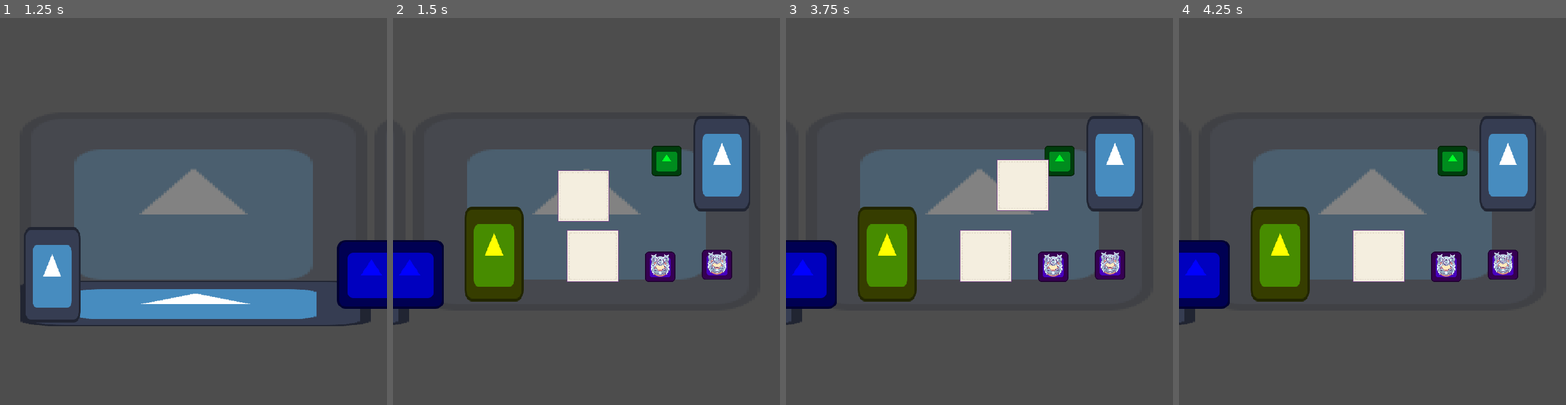
Above: before the commit, frames 1-4 (left to right).
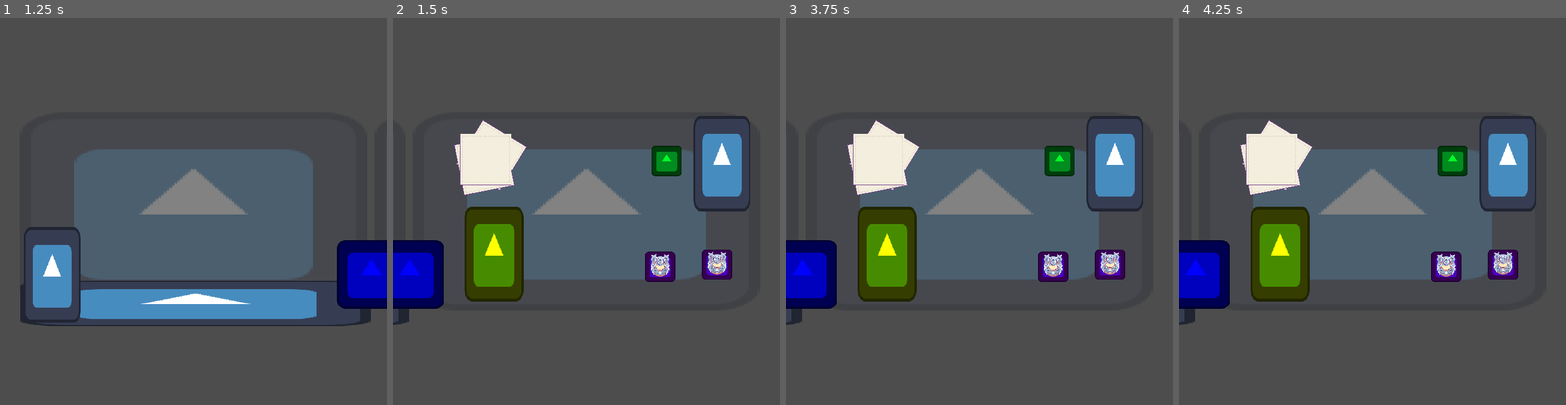
Above: after the commit, the same moments.

Repository: luankaike-code/felpo-jam-2026
Game: Godot game, scene res://scenes/screens/root_game.tscn
The game is run twice, just before and just after one commit, with the same random seed, the same clock (stepped at 60 frames per second) and the same inputs. The engine's default icon, where the game draws it, is replaced by a stand-in: a white triangle on a blue panel in a dark square.
Inputs (mouse positions are in pixels of both pictures, inside the frame that each line leads up to):
- Up to frame 1 (1.25 s): click (61, 196) at 0.52 s
- Up to frame 2 (1.5 s): tap Enter (ui_accept) at 1.25 s; move the mouse to (671, 192) at 1.27 s; hold Right (ui_right) from 1.28 s (still down); click (671, 192) at 1.42 s
- Up to frame 3 (3.75 s): tap Enter (ui_accept) at 1.52, 2.75, 3.5 s; release Right (ui_right) at 2 s; drag from (902, 230) to (836, 273) at 2.02 s; move the mouse to (1018, 126) at 2.77 s; hold Right (ui_right) 2.78-3.5 s; drag from (975, 196) to (1114, 165) at 3.52 s
- Up to frame 4 (4.25 s): no input

Frame 1 is identical in both runs. In frame 2, 5.9% of the frame differs, in the area x 15-59%, y 26-69%; in frame 3, 5.9%, in the area x 15-68%, y 26-69%; in frame 4, 4.2%.

Commit message:
Create StackPaper

Diff:
--- /dev/null
+++ b/felpojam-2026-game-code/scenes/entitys/stack_papers.tscn
@@ -0,0 +1,20 @@
+[gd_scene format=3 uid="uid://cj4k5fngr2dev"]
+
+[ext_resource type="Script" uid="uid://crir1aueq35kr" path="res://scripts/entitys/stack_papers.gd" id="1_6olps"]
+[ext_resource type="Texture2D" uid="uid://di80gb0d2s6mt" path="res://assets/images/paper.png" id="1_im8di"]
+
+[node name="StackPapers" type="Node2D" unique_id=117007281]
+script = ExtResource("1_6olps")
+
+[node name="Paper" type="Sprite2D" parent="." unique_id=1594401642]
+texture = ExtResource("1_im8di")
+
+[node name="Paper2" type="Sprite2D" parent="." unique_id=1246545788]
+position = Vector2(11, -7)
+rotation = 0.54817235
+texture = ExtResource("1_im8di")
+
+[node name="Paper2" type="Sprite2D" parent="Paper2" unique_id=1528360386]
+position = Vector2(-1.1937804, 22.990757)
+rotation = 0.82727325
+texture = ExtResource("1_im8di")
--- a/felpojam-2026-game-code/scenes/screens/game.tscn
+++ b/felpojam-2026-game-code/scenes/screens/game.tscn
@@ -4,12 +4,12 @@
 [ext_resource type="PackedScene" uid="uid://fyym3qkeufgw" path="res://scenes/entitys/stamp_set.tscn" id="2_clfej"]
 [ext_resource type="PackedScene" uid="uid://cccp0nbwda3rg" path="res://scenes/entitys/ink_stand.tscn" id="3_mu8e5"]
 [ext_resource type="PackedScene" uid="uid://c2liuyeax0kjk" path="res://scenes/locals/client_local.tscn" id="3_xrk1x"]
-[ext_resource type="PackedScene" uid="uid://dn0xy2d56orj6" path="res://scenes/entitys/paper.tscn" id="4_o78e0"]
 [ext_resource type="PackedScene" uid="uid://bir3pakybp2iq" path="res://scenes/entitys/trash.tscn" id="6_4ji0l"]
 [ext_resource type="PackedScene" uid="uid://6euiloaerot" path="res://scenes/entitys/paper_teleporter.tscn" id="7_0q6jn"]
 [ext_resource type="PackedScene" uid="uid://c3lqkcqrxakfj" path="res://scenes/entitys/runes_book.tscn" id="8_kauht"]
 [ext_resource type="PackedScene" uid="uid://d05in2yrkn5mk" path="res://scenes/locals/local.tscn" id="9_yruvw"]
 [ext_resource type="PackedScene" uid="uid://c4f10pbt1cpd7" path="res://scenes/entitys/stamp_stand.tscn" id="11_e0wmo"]
+[ext_resource type="PackedScene" uid="uid://cj4k5fngr2dev" path="res://scenes/entitys/stack_papers.tscn" id="12_e0wmo"]
 [ext_resource type="PackedScene" uid="uid://ftl38bpii8ag" path="res://scenes/entitys/stamp.tscn" id="12_xrk1x"]
 [ext_resource type="PackedScene" uid="uid://daa3bayphv4yc" path="res://scenes/entitys/runes/water_rune.tscn" id="13_xrk1x"]
 
@@ -28,12 +28,6 @@
 
 [node name="InkStand" parent="Local2" unique_id=1766316694 instance=ExtResource("3_mu8e5")]
 position = Vector2(149, -94)
-
-[node name="Paper2" parent="Local2" unique_id=449771312 instance=ExtResource("4_o78e0")]
-position = Vector2(-5, -30)
-
-[node name="Paper" parent="Local2" unique_id=626873613 instance=ExtResource("4_o78e0")]
-position = Vector2(12, 82)
 
 [node name="PaperTeleporter" parent="Local2" unique_id=1105482110 node_paths=PackedStringArray("linked_teleporter") instance=ExtResource("7_0q6jn")]
 position = Vector2(252, -89)
@@ -58,3 +52,6 @@
 
 [node name="Trash" parent="." unique_id=220787020 instance=ExtResource("6_4ji0l")]
 position = Vector2(331, 117)
+
+[node name="StackPapers" parent="." unique_id=117007281 instance=ExtResource("12_e0wmo")]
+position = Vector2(473, -98)
--- /dev/null
+++ b/felpojam-2026-game-code/scripts/entitys/stack_papers.gd
@@ -0,0 +1,25 @@
+extends Node2D
+
+var packed_paper := preload("res://scenes/entitys/paper.tscn") as PackedScene
+var current_paper: Paper
+var max_distance_to_spaw := 50
+
+signal spawn_new_paper
+
+func _ready() -> void:
+	spawn_paper()
+
+func spawn_paper() -> void:
+	var paper_scene = packed_paper.instantiate() as Paper
+	paper_scene.start_drag.connect(_on_paper_start_drag)
+
+	current_paper = paper_scene
+	add_child(paper_scene)
+	spawn_new_paper.emit()
+
+func _on_paper_start_drag():
+	if current_paper.position.abs().distance_to(position) < max_distance_to_spaw:
+		return
+
+	current_paper.start_drag.disconnect(_on_paper_start_drag)
+	spawn_paper()
Not shown, added: felpojam-2026-game-code/scripts/entitys/stack_papers.gd.uid
